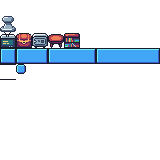
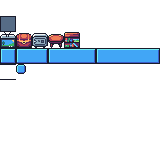
Two versions of the same layered image (160×160). Layer-by-layer changes:
painted on "TextureSheet.png" over 0, 16, 80, 47
